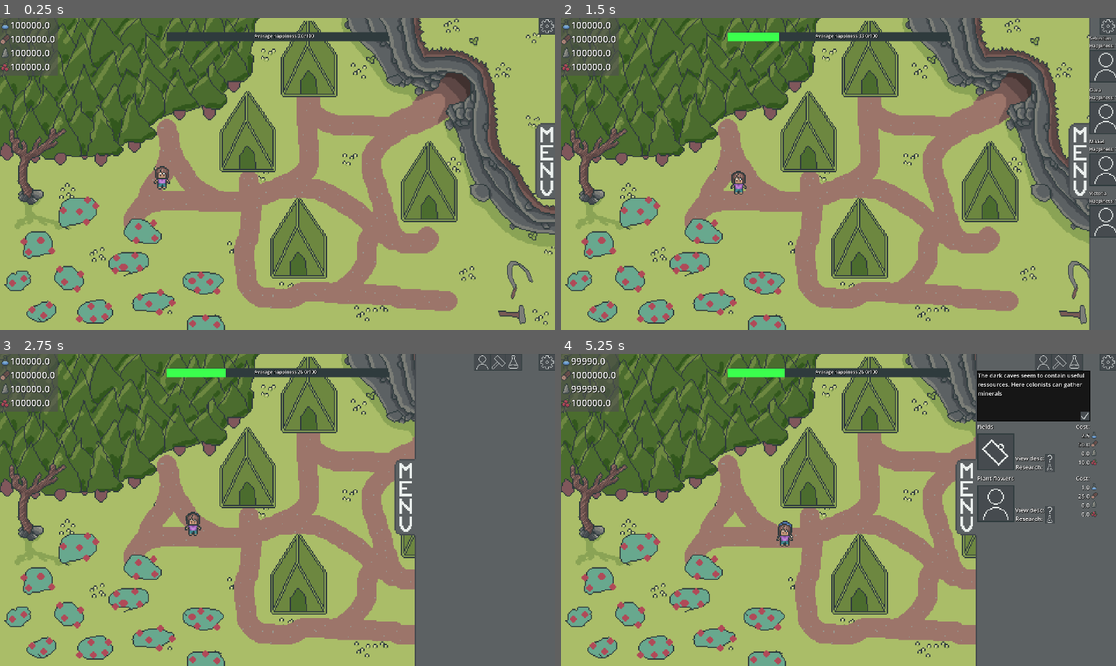
Above: before the commit, frames 1-4 (two rows, left to right).
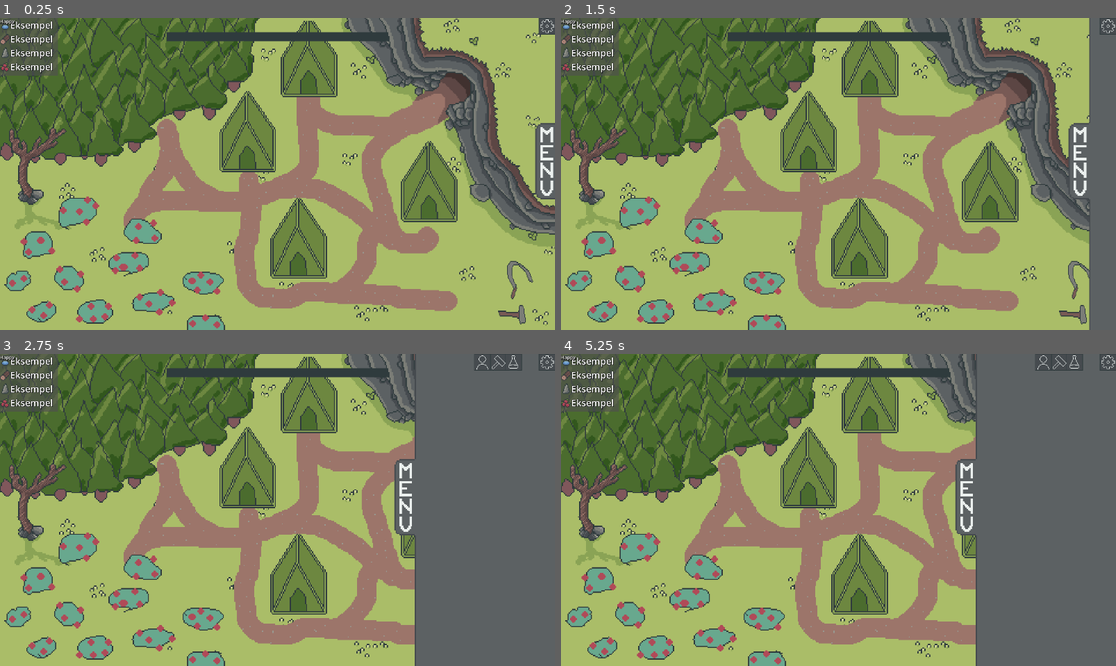
Above: after the commit, the same moments.

Repository: Lueegee1/EksamenDDU
Game: Godot game, scene res://Scenes/Root.tscn
Same seed, same stepped clock (60 frames per second), same inputs: the game is played once before the commit and once after it. The engine's default icon, where the game draws it, is replaced by a stand-in: a white triangle on a blue panel in a dark square.
Inputs (mouse positions are in pixels of both pictures, inside the frame that each line leads up to):
- Up to frame 1 (0.25 s): no input
- Up to frame 2 (1.5 s): click (1110, 27) at 0.5 s; click (1104, 161) at 1.25 s
- Up to frame 3 (2.75 s): click (538, 363) at 2 s
- Up to frame 4 (5.25 s): click (1060, 363) at 2.75 s; click (1077, 363) at 3.5 s; click (1049, 416) at 4.27 s; click (1049, 407) at 5.02 s

The runs differ from the first frame. In frame 1, 0.8% of the frame differs, in the area x 0-57%, y 0-56%; in frame 2, 1.7%; in frame 3, 1.1%; in frame 4, 5.3%, in the area x 0-97%, y 0-62%.
Error after the commit: Invalid assignment of property or key 'GameManager' with value of type 'Node2D (GameManager.gd)' on a base object of type 'Nil'. (res://Scripts/GameManager.gd:…

Commit message:
Sprites update on research

Diff:
--- a/ddu-eksamen/Scripts/GameManager.gd
+++ b/ddu-eksamen/Scripts/GameManager.gd
@@ -640,6 +640,7 @@
 		# RESEARCH
 		1:
 			research_prod_modifier += 0.05
+			$UI/Background/Research.frame = 1
 		29:
 			research_prod_modifier += 0.1
 
@@ -653,7 +654,7 @@
 		# PLANTS
 		6:
 			plant_prod_modifier *= 5
-
+			$UI/Background/Path/Trees.frame = 1
 		18:
 			plant_prod_modifier *= 10
 
@@ -661,26 +662,29 @@
 		# FOOD
 		3:
 			food_prod_modifier *= 1.15
-
+			$UI/Background/Farm.frame = 1
 		5:
 			food_prod_modifier *= 1.25
+			$UI/Background/Farm.frame = 2
 
 		13:
 			food_prod_modifier *= 1.30
+			$UI/Background/Farm.frame = 2
 
 		21:
 			food_prod_modifier *= 1.50
+			$UI/Background/Farm.frame = 2
 
 
 		# MINERALS
 		2:
 			minerals_prod_modifier *= 1
-
 		8:
 			minerals_prod_modifier *= 5
-
+			$UI/Background/Cave.frame =1
 		16:
 			minerals_prod_modifier *= 10
+			$UI/Background/Cave.frame = 2
 
 		#Decor
 		4:
--- a/ddu-eksamen/Scripts/UI.gd
+++ b/ddu-eksamen/Scripts/UI.gd
@@ -139,10 +139,10 @@
 		build_card_dict[build_type] = card
 
 func update_ressources():
-	$Ressources.text =str(round(Global.plant_matter*10)/10) + "
+	$Ressources.text =str(round(Global.research_points*10)/10) + "
+	" + str(round(Global.plant_matter*10)/10) + "
 	" + str(round(Global.minerals*10)/10) + "
-	" + str(round(Global.food*10)/10) + "
-	" + str(round(Global.research_points*10)/10)
+	" + str(round(Global.food*10)/10)
 
 
 func _ready() -> void:
--- a/ddu-eksamen/project.godot
+++ b/ddu-eksamen/project.godot
@@ -17,7 +17,7 @@
 
 [autoload]
 
-Global="*uid://bjw1gkbm8tlki"
+Global="*uid://b4xuwnefu4th4"
 
 [display]
 
